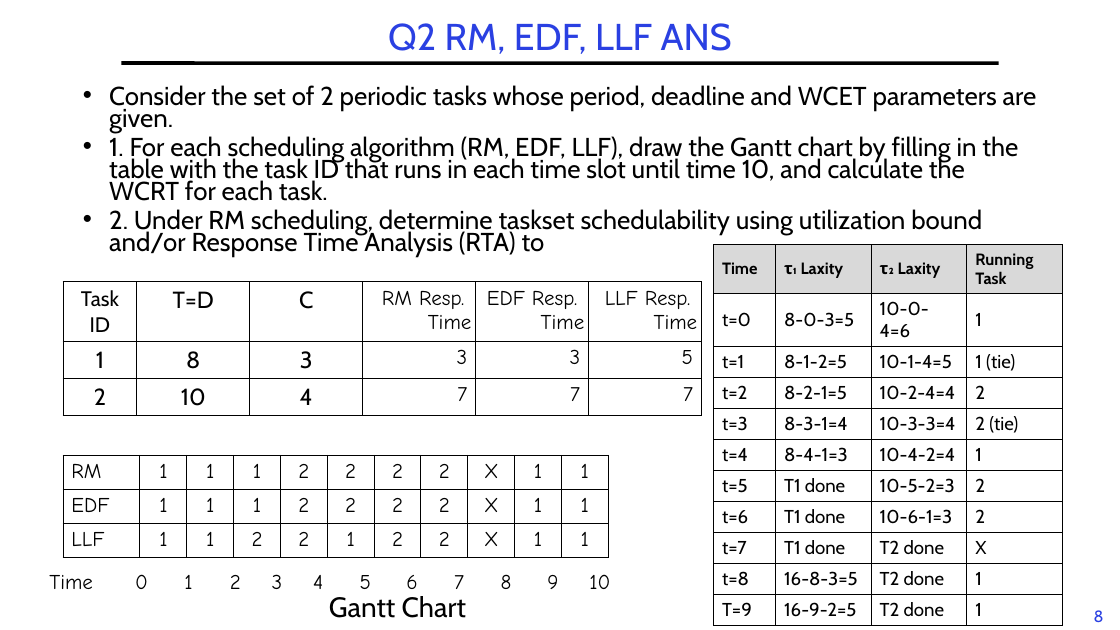
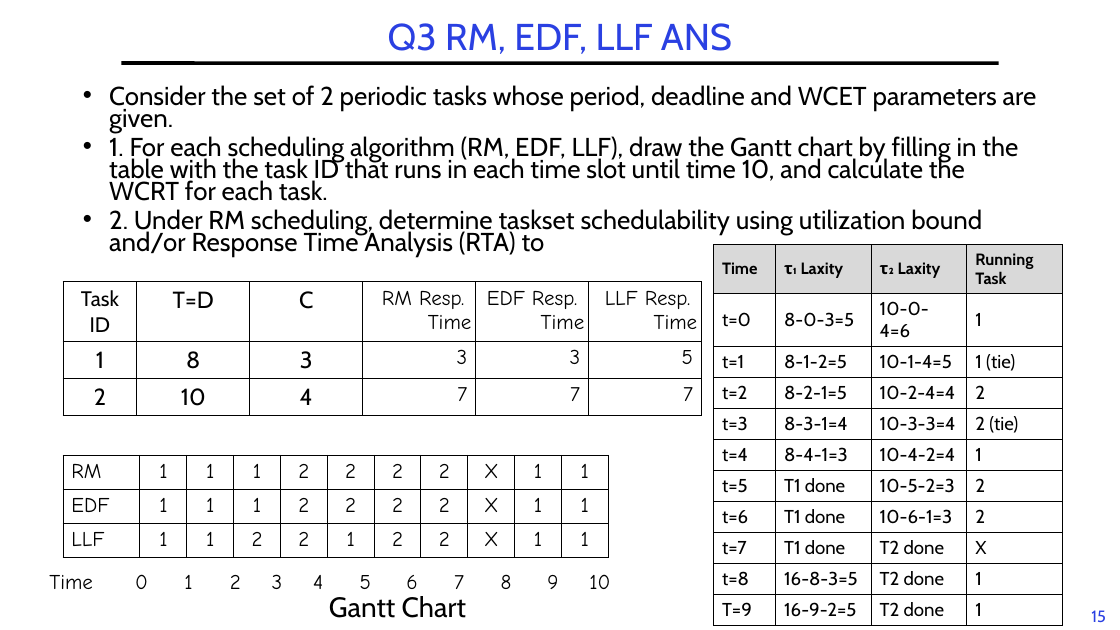
Before and after one commit to guhofstra/CSC256Fa25, a slide deck: slide 15 of PPTs/L6-Exercises ANS.pptx (slide 8 before the commit). Drawn at 1120x630 pixels with LibreOffice and Linux fonts; fonts in the diff are those of the drawing. Boxes give left, top, right and bottom in pixels: in the first picture for what was removed or moved away, otherwise in the second. Text is boxed around its words. In the diff, an @@ line names an element or a change of style, - is before the commit and + after.

```diff
--- a/PPTs/L6-Exercises ANS.pptx
+++ b/PPTs/L6-Exercises ANS.pptx
@@ title at [388,23,732,54]: text changed @@
-Q2 RM, EDF, LLF ANS
+Q3 RM, EDF, LLF ANS
@@ page number at [1091,610,1106,622]: text changed @@
-8
+15
```
Also in this commit, not shown: 3 other slides changed, 7 slides added, 5 other files.
